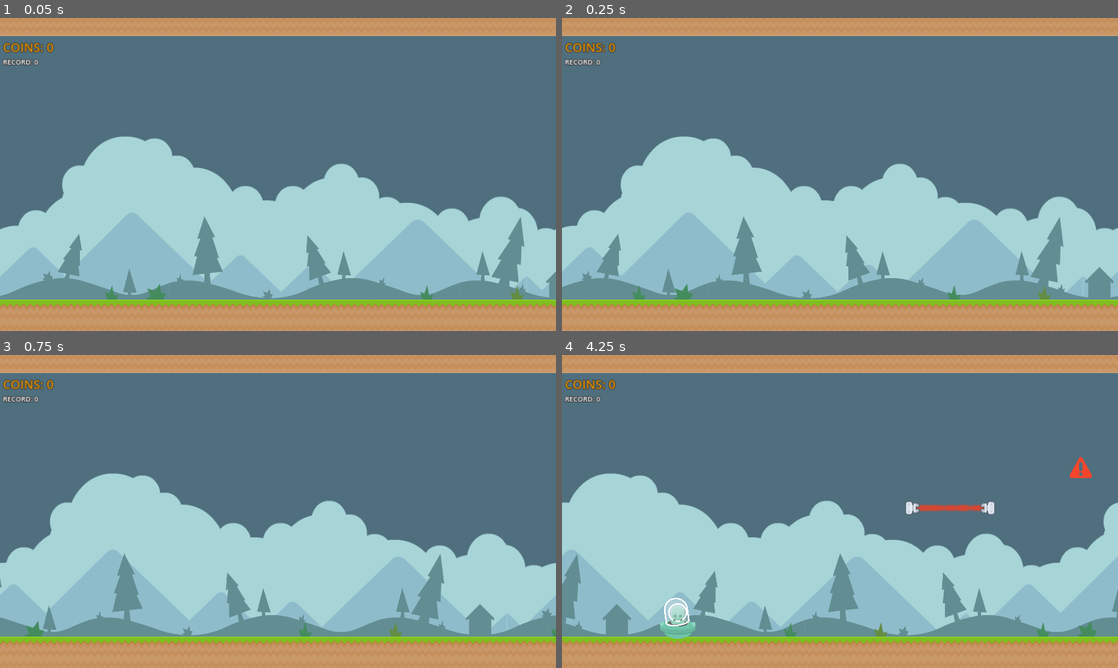
Above: before the commit, frames 1-4 (two rows, left to right).
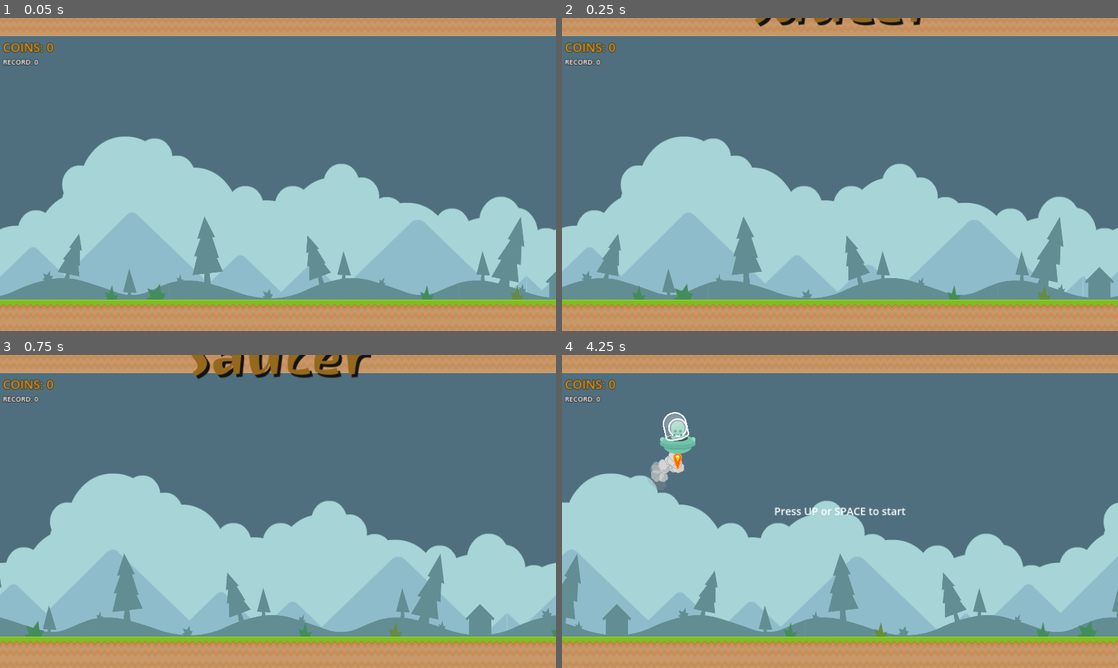
Above: after the commit, the same moments.

Repository: tumatihub/jetpack
Game: Godot game, scene res://levels/game.tscn
Same seed, same stepped clock (60 frames per second), same inputs: the game is played once before the commit and once after it.
Inputs:
- Up to frame 1 (0.05 s): no input
- Up to frame 2 (0.25 s): no input
- Up to frame 3 (0.75 s): tap Enter at 0.5 s; hold Space (thrust) from 0.53 s (still down)
- Up to frame 4 (4.25 s): tap Enter every 0.75 s from 1.25 to 3.5 s; release Space (thrust) at 1.28 s; hold Space (thrust) 2.03-3.53 s

Frame 1 is identical in both runs. In frame 2, 0.5% of the frame differs, in the area x 34-65%, y 0-3%; in frame 3, 1.5%; in frame 4, 2.4%, in the area x 15-96%, y 18-91%.

Commit message:
Title screen

Diff:
--- a/entities/player/player.gd
+++ b/entities/player/player.gd
@@ -25,7 +25,7 @@
 
 var _velocity: float
 var _can_move: bool = true
-var _is_dead: bool = false
+var _is_dead: bool = true
 var _is_bouncing: bool = false
 var _bounce_time: float = 0.2
 var _bounce_cooldown: float = 0
@@ -63,8 +63,8 @@
 	_shield_active = false
 
 func _ready() -> void:
+	global_position = _hide_position
 	GameManager.set_player(self)
-	GameManager.start()
 
 func _process(delta: float) -> void:
 	if _bounce_cooldown > 0:
--- a/levels/game.tscn
+++ b/levels/game.tscn
@@ -1,9 +1,10 @@
-[gd_scene load_steps=5 format=3 uid="uid://bqw78eklcwjhc"]
+[gd_scene load_steps=6 format=3 uid="uid://bqw78eklcwjhc"]
 
 [ext_resource type="PackedScene" uid="uid://cy64667b5qhnj" path="res://levels/bg.tscn" id="1_xkp2r"]
 [ext_resource type="PackedScene" uid="uid://yiojagcmj4p1" path="res://entities/player/player.tscn" id="2_xf42w"]
 [ext_resource type="PackedScene" uid="uid://dbyo4de62tgva" path="res://entities/spawner/spawner.tscn" id="3_x3nu5"]
-[ext_resource type="PackedScene" uid="uid://cu3hpkrh12li1" path="res://ui/hud.tscn" id="4_aomm4"]
+[ext_resource type="PackedScene" uid="uid://cu3hpkrh12li1" path="res://ui/hud/hud.tscn" id="4_aomm4"]
+[ext_resource type="PackedScene" uid="uid://dks3jhqap1t7s" path="res://ui/menu/menu.tscn" id="5_qovdl"]
 
 [node name="Game" type="Node2D"]
 
@@ -14,3 +15,5 @@
 [node name="Spawner" parent="." instance=ExtResource("3_x3nu5")]
 
 [node name="HUD" parent="." instance=ExtResource("4_aomm4")]
+
+[node name="Menu" parent="." instance=ExtResource("5_qovdl")]
--- a/levels/sandbox.tscn
+++ b/levels/sandbox.tscn
@@ -2,7 +2,7 @@
 
 [ext_resource type="PackedScene" uid="uid://yiojagcmj4p1" path="res://entities/player/player.tscn" id="1_dbpqp"]
 [ext_resource type="PackedScene" uid="uid://cy64667b5qhnj" path="res://levels/bg.tscn" id="1_htlry"]
-[ext_resource type="PackedScene" uid="uid://cu3hpkrh12li1" path="res://ui/hud.tscn" id="4_jxd4j"]
+[ext_resource type="PackedScene" uid="uid://cu3hpkrh12li1" path="res://ui/hud/hud.tscn" id="4_jxd4j"]
 [ext_resource type="PackedScene" uid="uid://dbyo4de62tgva" path="res://entities/spawner/spawner.tscn" id="4_kgs0o"]
 [ext_resource type="PackedScene" uid="uid://4etsb5ab5c1x" path="res://entities/items/flying_item.tscn" id="5_kn3js"]
 [ext_resource type="PackedScene" uid="uid://cfncyk8ma1n0e" path="res://obstacles/lasers_trap/lasers_trap.tscn" id="6_ycu1h"]
@@ -12,9 +12,6 @@
 [node name="BG" parent="." instance=ExtResource("1_htlry")]
 
 [node name="Player" parent="." instance=ExtResource("1_dbpqp")]
-position = Vector2(400, 280)
-_gravity = 1800
-_thrust_force = 4000.0
 
 [node name="Spawner" parent="." instance=ExtResource("4_kgs0o")]
 
--- a/ui/hud.tscn
+++ b/ui/hud/hud.tscn
@@ -1,6 +1,6 @@
 [gd_scene load_steps=5 format=3 uid="uid://cu3hpkrh12li1"]
 
-[ext_resource type="Script" path="res://ui/hud.gd" id="1_rao2x"]
+[ext_resource type="Script" path="res://ui/hud/hud.gd" id="1_rao2x"]
 
 [sub_resource type="LabelSettings" id="LabelSettings_g0mf4"]
 font_size = 42
--- /dev/null
+++ b/ui/menu/menu.gd
@@ -0,0 +1,15 @@
+extends CanvasLayer
+
+@export var _animation_player: AnimationPlayer
+
+var _waiting_input: bool = true
+
+func _input(event: InputEvent) -> void:
+	if _waiting_input and Input.is_anything_pressed():
+		_waiting_input = false
+		_animation_player.play_backwards(&"enter")
+		GameManager.start()
+
+func _on_animation_player_animation_finished(anim_name: StringName) -> void:
+	if anim_name == &"enter":
+		_animation_player.play(&"blink")
--- /dev/null
+++ b/ui/menu/menu.tscn
@@ -0,0 +1,157 @@
+[gd_scene load_steps=9 format=3 uid="uid://dks3jhqap1t7s"]
+
+[ext_resource type="Script" path="res://ui/menu/menu.gd" id="1_2u5e6"]
+[ext_resource type="FontFile" uid="uid://ppi4fm05qoay" path="res://assets/fonts/JotiOne-Regular.ttf" id="1_hiefh"]
+
+[sub_resource type="LabelSettings" id="LabelSettings_6ttyq"]
+font = ExtResource("1_hiefh")
+font_size = 200
+font_color = Color(0.58, 0.409867, 0.116, 1)
+shadow_color = Color(0.0768358, 0.0768358, 0.0768358, 1)
+shadow_offset = Vector2(10, 10)
+
+[sub_resource type="LabelSettings" id="LabelSettings_ctwbp"]
+font_size = 36
+
+[sub_resource type="Animation" id="Animation_c3yuk"]
+resource_name = "blink"
+loop_mode = 1
+step = 0.1
+tracks/0/type = "value"
+tracks/0/imported = false
+tracks/0/enabled = true
+tracks/0/path = NodePath("MarginContainer/VBoxContainer/Label2:self_modulate")
+tracks/0/interp = 1
+tracks/0/loop_wrap = true
+tracks/0/keys = {
+"times": PackedFloat32Array(0, 0.3, 0.7, 1),
+"transitions": PackedFloat32Array(1, 1, 1, 1),
+"update": 0,
+"values": [Color(1, 1, 1, 0), Color(1, 1, 1, 1), Color(1, 1, 1, 1), Color(1, 1, 1, 0)]
+}
+
+[sub_resource type="Animation" id="Animation_hn58c"]
+length = 0.001
+tracks/0/type = "value"
+tracks/0/imported = false
+tracks/0/enabled = true
+tracks/0/path = NodePath("MarginContainer:position")
+tracks/0/interp = 1
+tracks/0/loop_wrap = true
+tracks/0/keys = {
+"times": PackedFloat32Array(0),
+"transitions": PackedFloat32Array(1),
+"update": 0,
+"values": [Vector2(450, -1000)]
+}
+tracks/1/type = "bezier"
+tracks/1/imported = false
+tracks/1/enabled = true
+tracks/1/path = NodePath("MarginContainer:position:x")
+tracks/1/interp = 1
+tracks/1/loop_wrap = true
+tracks/1/keys = {
+"handle_modes": PackedInt32Array(0),
+"points": PackedFloat32Array(450, -0.25, 0, 0.25, 0),
+"times": PackedFloat32Array(0)
+}
+tracks/2/type = "bezier"
+tracks/2/imported = false
+tracks/2/enabled = true
+tracks/2/path = NodePath("MarginContainer:position:y")
+tracks/2/interp = 1
+tracks/2/loop_wrap = true
+tracks/2/keys = {
+"handle_modes": PackedInt32Array(0),
+"points": PackedFloat32Array(-1000, -0.25, 0, 0.25, 0),
+"times": PackedFloat32Array(0)
+}
+tracks/3/type = "value"
+tracks/3/imported = false
+tracks/3/enabled = true
+tracks/3/path = NodePath("MarginContainer/VBoxContainer/Label2:self_modulate")
+tracks/3/interp = 1
+tracks/3/loop_wrap = true
+tracks/3/keys = {
+"times": PackedFloat32Array(0),
+"transitions": PackedFloat32Array(1),
+"update": 0,
+"values": [Color(1, 1, 1, 0)]
+}
+
+[sub_resource type="Animation" id="Animation_hknoi"]
+resource_name = "enter"
+tracks/0/type = "bezier"
+tracks/0/imported = false
+tracks/0/enabled = true
+tracks/0/path = NodePath("MarginContainer:position:x")
+tracks/0/interp = 1
+tracks/0/loop_wrap = true
+tracks/0/keys = {
+"handle_modes": PackedInt32Array(0, 0),
+"points": PackedFloat32Array(450, -0.25, 0, 0.25, 0, 450, -0.25, 0, 0.25, 0),
+"times": PackedFloat32Array(0, 1)
+}
+tracks/1/type = "bezier"
+tracks/1/imported = false
+tracks/1/enabled = true
+tracks/1/path = NodePath("MarginContainer:position:y")
+tracks/1/interp = 1
+tracks/1/loop_wrap = true
+tracks/1/keys = {
+"handle_modes": PackedInt32Array(0, 0),
+"points": PackedFloat32Array(-1000, -0.25, 0, 0.566667, 1195.75, 0, -0.0333334, 74.6534, 0.25, 0),
+"times": PackedFloat32Array(0, 1)
+}
+
+[sub_resource type="AnimationLibrary" id="AnimationLibrary_ow7e7"]
+_data = {
+"RESET": SubResource("Animation_hn58c"),
+"blink": SubResource("Animation_c3yuk"),
+"enter": SubResource("Animation_hknoi")
+}
+
+[node name="Menu" type="CanvasLayer" node_paths=PackedStringArray("_animation_player")]
+script = ExtResource("1_2u5e6")
+_animation_player = NodePath("AnimationPlayer")
+
+[node name="MarginContainer" type="MarginContainer" parent="."]
+anchors_preset = 5
+anchor_left = 0.5
+anchor_right = 0.5
+offset_left = -510.0
+offset_top = -1000.0
+offset_right = 510.0
+offset_bottom = -267.0
+grow_horizontal = 2
+theme_override_constants/margin_left = 10
+theme_override_constants/margin_top = 70
+theme_override_constants/margin_right = 10
+theme_override_constants/margin_bottom = 70
+
+[node name="VBoxContainer" type="VBoxContainer" parent="MarginContainer"]
+layout_mode = 2
+size_flags_vertical = 0
+
+[node name="Title" type="Label" parent="MarginContainer/VBoxContainer"]
+custom_minimum_size = Vector2(1000, 0)
+layout_mode = 2
+text = "Runaway Saucer"
+label_settings = SubResource("LabelSettings_6ttyq")
+horizontal_alignment = 1
+autowrap_mode = 2
+
+[node name="Label2" type="Label" parent="MarginContainer/VBoxContainer"]
+self_modulate = Color(1, 1, 1, 0)
+layout_mode = 2
+text = "Press any key to start"
+label_settings = SubResource("LabelSettings_ctwbp")
+horizontal_alignment = 1
+
+[node name="AnimationPlayer" type="AnimationPlayer" parent="."]
+libraries = {
+"": SubResource("AnimationLibrary_ow7e7")
+}
+autoplay = "enter"
+
+[connection signal="animation_finished" from="AnimationPlayer" to="." method="_on_animation_player_animation_finished"]
Binary file added: assets/fonts/JotiOne-Regular.ttf
Not shown, added: assets/fonts/JotiOne-Regular.ttf.import
Renamed: ui/hud.gd -> ui/hud/hud.gd
